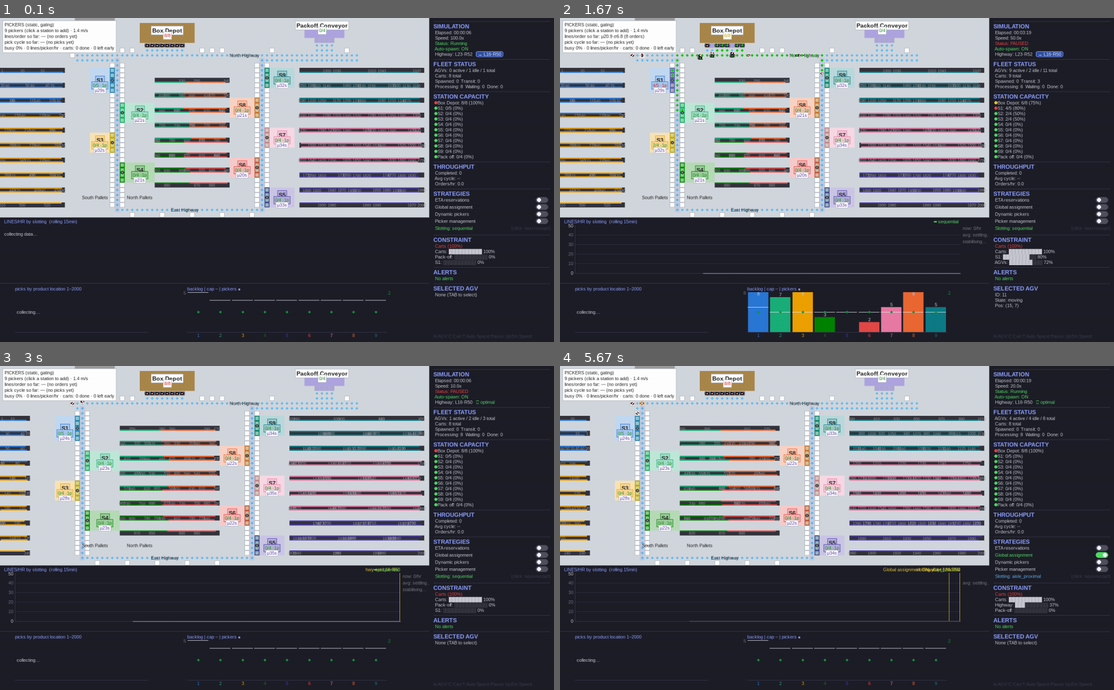
Above: before the commit, frames 1-4 (two rows, left to right).
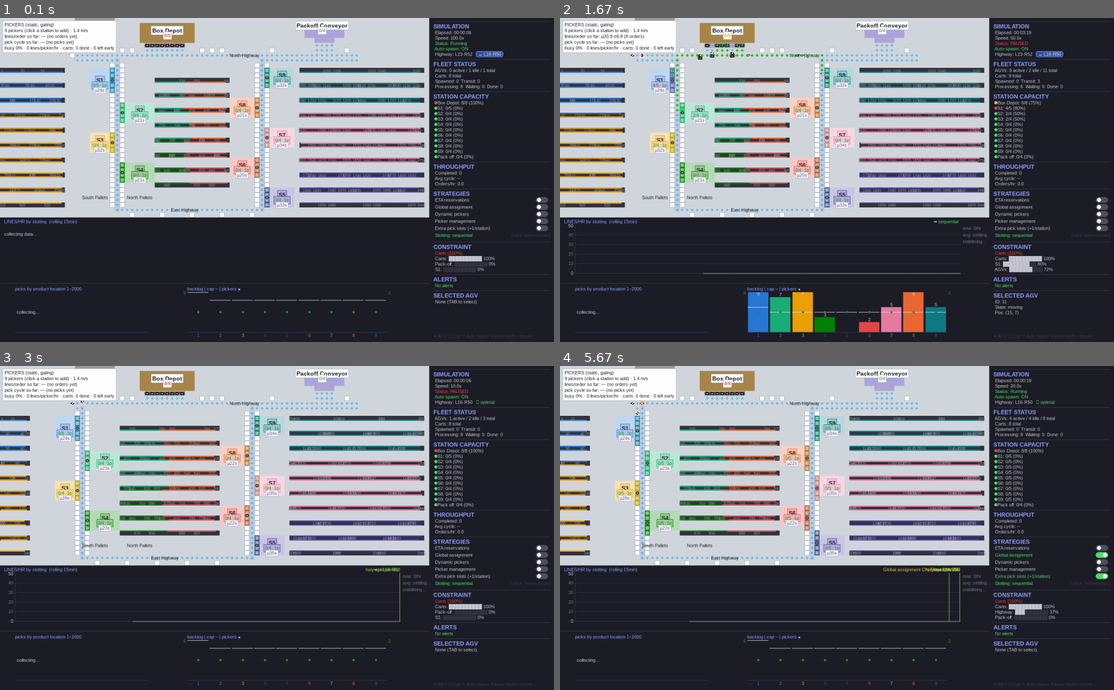
Above: after the commit, the same moments.

Repository: gompcc/WarehouseRepSim
Game: pygame game, started from agv_simulation/__main__.py
The game is run twice, just before and just after one commit, with the same random seed, the same clock (stepped at 60 frames per second) and the same inputs.
Inputs (mouse positions are in pixels of both pictures, inside the frame that each line leads up to):
- Up to frame 1 (0.1 s): no input
- Up to frame 2 (1.67 s): hold Up 0.33-0.8 s; hold P 0.83-1.13 s; hold Down 0.83-1.13 s; tap D at 1.17 s; hold A from 1.5 s (still down); hold Down from 1.5 s (still down); tap Space at 1.57 s
- Up to frame 3 (3 s): release A at 1.8 s; release Down at 1.8 s; tap C at 1.83, 2.98 s; hold Tab 2.17-2.47 s; hold Down 2.17-2.47 s; tap Space at 2.23, 2.9 s; click "→ L16·R50" at 2.55 s; hold Down from 2.83 s (still down)
- Up to frame 4 (5.67 s): release Down at 3.13 s; click "Global assignment" at 3.22 s; click (1053, 576) at 3.55 s, where only the run after the commit has a clickable "Extra pick slots (+1/station)"; hold Up 3.83-4.2 s; tap Space at 3.9, 4.3, 4.7, 5.03, 5.37 s; tap C at 3.98, 5.12 s; hold Down 4.23-4.6 s; hold Up 4.63-4.93 s; hold Down 4.97-5.27 s; hold Up from 5.3 s (still down)

The runs differ from the first frame. In frame 1, 1.1% of the frame differs, in the area x 78-100%, y 63-89%; in frame 2, 1.2%; in frame 3, 1.1%; in frame 4, 3.2%, in the area x 0-100%, y 15-89%.

Commit message:
Extra pick slots strategy: +1 cart slot per station (S5 above, rest below)
HighwayLayout gains extra_slots: each station adds one PICK_STATION
tile in the free gap row below its slot column - except S5, whose row
below is the East Highway, so its extra slot goes above. The tile
replaces that row's overflow parking; graph sidetracks, dispatcher
targeting, zoning centroids and picker homes all follow automatically
via the normal world rebuild.

- STRATEGIES toggle 'Extra pick slots (+1/station)' - physical change,
  so it rebuilds like a pillar move (curve continuity + labelled mark)
- Station capacity now derives from the live tile map in
  get_station_fill (static STATIONS only as fallback)
- Preserved across pillar drags and the optimum button;
  run_headless(extra_slots=True) for experiments (recorded in results)
- Tests: tile placement/S5 exception, loop reachability, +1 capacity,
  zoning integrity, flag preservation; 114 passed + headless smoke

Co-Authored-By: Claude Fable 5 <noreply@anthropic.com>

Diff:
--- a/agv_simulation/__main__.py
+++ b/agv_simulation/__main__.py
@@ -409,8 +409,27 @@
                         old, new, GUI_ORDER_SEED, *fleet_target,
                     )
                     continue
+                if clicked_toggle == "extra_slots":
+                    lay = get_layout()
+                    new_lay = HighwayLayout(
+                        lay.left_col, lay.right_col, not lay.extra_slots,
+                    )
+                    state = "ON" if new_lay.extra_slots else "OFF"
+                    if env.sim_elapsed > 0:
+                        dispatcher.export_results(env.sim_elapsed, agvs, carts)
+                    apply_layout(new_lay, label=f"extra slots {state.lower()}")
+                    strategy_events.append(
+                        (picks_t_offset, f"Extra slots {state}")
+                    )
+                    logger.info(
+                        "[Layout] Extra pick slots -> %s (every station "
+                        "%+d cart slot)", state, 1 if new_lay.extra_slots else -1,
+                    )
+                    continue
                 if clicked_toggle == "highway_optimum":
-                    target = HighwayLayout(*OPTIMAL_HIGHWAY)
+                    target = HighwayLayout(
+                        *OPTIMAL_HIGHWAY, extra_slots=get_layout().extra_slots,
+                    )
                     if get_layout() != target:
                         if env.sim_elapsed > 0:
                             dispatcher.export_results(
--- a/agv_simulation/dispatcher.py
+++ b/agv_simulation/dispatcher.py
@@ -174,6 +174,10 @@
                 else (station_id, TileType.PARKING)
             )
             positions = self._station_tiles.get(key, [])
+            # Capacity follows the LIVE tile map (extra-slot layouts add
+            # cart slots); the static STATIONS value is only a fallback.
+            if positions:
+                capacity = len(positions)
             current = sum(1 for pos in positions if pos in reserved)
             fill[station_id] = (current, capacity, current / capacity if capacity > 0 else 0.0)
         return fill
--- a/agv_simulation/headless.py
+++ b/agv_simulation/headless.py
@@ -49,6 +49,7 @@
     results_json: str | None = None,
     highway: tuple[int, int] | None = None,
     picker_management: bool = False,
+    extra_slots: bool = False,
 ) -> dict:
     """Run the simulation without pygame, using a fixed timestep.
 
@@ -94,7 +95,10 @@
     # Dynamic highway: install the requested pillar columns, or reset to
     # the default so a moved layout can't leak between runs in one process
     # (sweeps call run_headless repeatedly).
-    layout = HighwayLayout(*highway) if highway else HighwayLayout()
+    layout = (
+        HighwayLayout(*highway, extra_slots=extra_slots) if highway
+        else HighwayLayout(extra_slots=extra_slots)
+    )
 
     env = Environment(
         event_jsonl=event_jsonl, slotting=slotting,
@@ -199,6 +203,7 @@
         "slotting": slotting,
         "picker_strategy": picker_strategy,
         "highway": (layout.left_col, layout.right_col),
+        "extra_slots": layout.extra_slots,
         "order_book": order_book,
         "completed_orders": completed,
         "orders_per_hour": orders_per_hour,
--- a/agv_simulation/layout.py
+++ b/agv_simulation/layout.py
@@ -65,12 +65,17 @@
     rack_x1: int      # ... last column (inclusive)
     y0: int           # first row (inclusive)
     y1: int           # last row (inclusive)
+    extra_row: int = 0  # row of the optional extra slot (extra_slots layout)
 
 
 @dataclass(frozen=True)
 class HighwayLayout:
     left_col: int = LEFT_HWY_COL
     right_col: int = RIGHT_HWY_COL
+    # Extra-slot strategy: every station gains one PICK_STATION tile in
+    # the free gap row just below its column (S5 above — row 38 below it
+    # is the East Highway), replacing that row's overflow parking.
+    extra_slots: bool = False
 
     def __post_init__(self) -> None:
         if not (
@@ -88,10 +93,10 @@
         """Return a layout with one pillar moved to *col*, clamped to bounds."""
         if pillar == "left":
             col = max(LEFT_COL_MIN, min(col, self.right_col - MIN_PILLAR_GAP))
-            return HighwayLayout(col, self.right_col)
+            return HighwayLayout(col, self.right_col, self.extra_slots)
         if pillar == "right":
             col = max(self.left_col + MIN_PILLAR_GAP, min(col, RIGHT_COL_MAX))
-            return HighwayLayout(self.left_col, col)
+            return HighwayLayout(self.left_col, col, self.extra_slots)
         raise ValueError(f"unknown pillar {pillar!r}")
 
     @property
@@ -109,17 +114,18 @@
         """S1-S9 geometry. Rows are fixed; columns ride the pillars."""
         L, R = self.left_col, self.right_col
         return (
-            # Left pillar: S1/S3 face west, S2/S4 face central
-            StationSpec("S1", L - 1, L + 1, L - 5, L - 2, 10, 14),
-            StationSpec("S2", L + 1, L - 1, L + 2, L + 7, 17, 20),
-            StationSpec("S3", L - 1, L + 1, L - 5, L - 2, 23, 26),
-            StationSpec("S4", L + 1, L - 1, L + 2, L + 7, 29, 32),
+            # Left pillar: S1/S3 face west, S2/S4 face central. extra_row
+            # is the free gap row below the slot column (S5: above).
+            StationSpec("S1", L - 1, L + 1, L - 5, L - 2, 10, 14, 15),
+            StationSpec("S2", L + 1, L - 1, L + 2, L + 7, 17, 20, 21),
+            StationSpec("S3", L - 1, L + 1, L - 5, L - 2, 23, 26, 27),
+            StationSpec("S4", L + 1, L - 1, L + 2, L + 7, 29, 32, 33),
             # Right pillar: S5/S7/S9 face east, S6/S8 face central
-            StationSpec("S5", R + 1, R - 1, R + 2, R + 6, 34, 37),
-            StationSpec("S6", R - 1, R + 1, R - 6, R - 2, 28, 31),
-            StationSpec("S7", R + 1, R - 1, R + 2, R + 6, 22, 25),
-            StationSpec("S8", R - 1, R + 1, R - 6, R - 2, 16, 19),
-            StationSpec("S9", R + 1, R - 1, R + 2, R + 6, 10, 13),
+            StationSpec("S5", R + 1, R - 1, R + 2, R + 6, 34, 37, 33),
+            StationSpec("S6", R - 1, R + 1, R - 6, R - 2, 28, 31, 32),
+            StationSpec("S7", R + 1, R - 1, R + 2, R + 6, 22, 25, 26),
+            StationSpec("S8", R - 1, R + 1, R - 6, R - 2, 16, 19, 20),
+            StationSpec("S9", R + 1, R - 1, R + 2, R + 6, 10, 13, 14),
         )
 
     @property
--- a/agv_simulation/map_builder.py
+++ b/agv_simulation/map_builder.py
@@ -94,6 +94,10 @@
         fill_rect(s.rack_x0, s.y0, s.rack_x1, s.y1, TileType.RACKING, s.sid)
         for y in range(s.y0, s.y1 + 1):
             put(s.station_col, y, TileType.PICK_STATION, s.sid)
+        if layout.extra_slots:
+            # Extra-slot strategy: one more cart slot in the free gap row
+            # (placed before the gap-parking pass, which skips taken tiles)
+            put(s.station_col, s.extra_row, TileType.PICK_STATION, s.sid)
 
     # 13. PARKING – opposite side of each station
     for s in layout.stations:
--- a/agv_simulation/renderer.py
+++ b/agv_simulation/renderer.py
@@ -666,6 +666,17 @@
                 px + 8, y - 2, PANEL_WIDTH - 16, 16,
             )
             y += 17
+        # Extra pick slots: +1 cart slot at every station (physical layout
+        # change — flipping it rebuilds the world like a pillar move)
+        on = get_layout().extra_slots
+        color = PANEL_GREEN if on else PANEL_TEXT
+        txt = font_sm.render("  Extra pick slots (+1/station)", True, color)
+        surface.blit(txt, (px + 8, y))
+        _draw_toggle_switch(surface, px + PANEL_WIDTH - 44, y - 1, on)
+        toggle_rects["extra_slots"] = pygame.Rect(
+            px + 8, y - 2, PANEL_WIDTH - 16, 16,
+        )
+        y += 17
         # Slotting strategy: clicking cycles to the next arm and RESTARTS
         # the sim (products move, so the world must rebuild)
         from .aisles import get_catalog
--- a/tests/test_dynamic_highway.py
+++ b/tests/test_dynamic_highway.py
@@ -165,6 +165,50 @@
     moved, moved_avg = cat.longest_walk_m(), cat.station_avg_walk_s()
     assert base != moved
     assert base_avg != moved_avg
+
+
+# ----------------------------------------------------------------------
+# Extra-slot strategy: +1 pick slot per station
+# ----------------------------------------------------------------------
+
+def test_extra_slots_layout():
+    set_layout(HighwayLayout(extra_slots=True))
+    tiles = build_map()
+    graph = build_graph(tiles)
+    lay = get_layout()
+    base = HighwayLayout()
+    for spec in lay.stations:
+        extra = (spec.station_col, spec.extra_row)
+        tile = tiles[extra]
+        assert tile.tile_type == TileType.PICK_STATION
+        assert tile.station_id == spec.sid
+        # S5's extra slot sits ABOVE its column; everyone else's below
+        if spec.sid == "S5":
+            assert spec.extra_row == spec.y0 - 1
+        else:
+            assert spec.extra_row == spec.y1 + 1
+        # Reachable both ways on the one-way loop
+        assert astar(graph, AGV_SPAWN_TILE, extra, tiles=tiles)
+        assert astar(graph, extra, AGV_SPAWN_TILE, tiles=tiles)
+
+    # Capacity follows the live tiles: every S station gains exactly 1
+    from agv_simulation.dispatcher import Dispatcher
+    fill = Dispatcher(tiles).get_station_fill([])
+    set_layout(base)
+    base_fill = Dispatcher(build_map()).get_station_fill([])
+    for sid in (f"S{i}" for i in range(1, 10)):
+        assert fill[sid][1] == base_fill[sid][1] + 1
+
+    # Zoning still sound with the shifted station centroids
+    set_layout(HighwayLayout(extra_slots=True))
+    cat = init_catalog(build_map())
+    assert sum(len(v) for v in cat.station_skus.values()) == NUM_SKUS
+
+
+def test_move_pillar_preserves_extra_slots():
+    lay = HighwayLayout(extra_slots=True)
+    assert lay.move_pillar("left", 20).extra_slots is True
+    assert lay.move_pillar("right", 60).extra_slots is True
 
 
 # ----------------------------------------------------------------------
